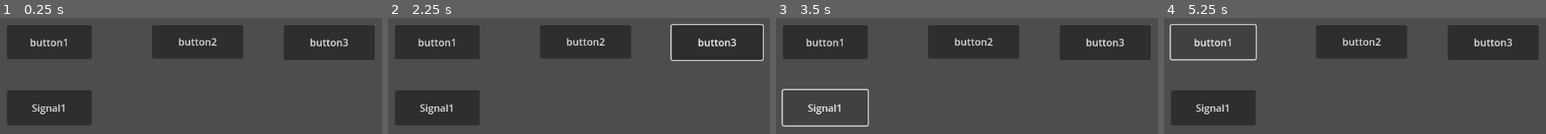
Above: before the commit, frames 1-4 (left to right).
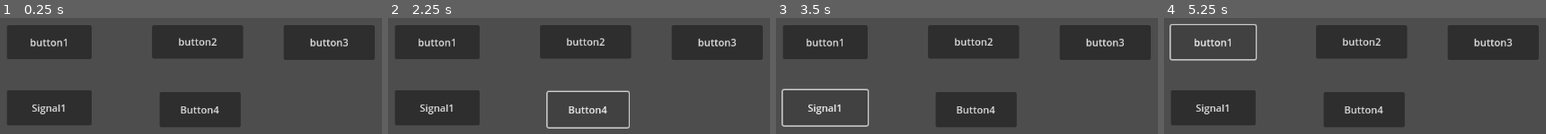
Above: after the commit, the same moments.

Repository: XiaobaibaiL/GameTest_1
Game: Godot game, scene res://Node2D.tscn
Two runs of this game, one before a commit and one after it. Both use one fixed random seed, a clock stepped at 60 frames per second and the inputs below. This scene is started directly instead of the project's main scene.
Inputs (mouse positions are in pixels of both pictures, inside the frame that each line leads up to):
- Up to frame 1 (0.25 s): no input
- Up to frame 2 (2.25 s): click "button2" at 0.5 s; click "button3" at 1.25 s; click (586, 109) at 2 s, where only the run after the commit has a clickable "Button4"
- Up to frame 3 (3.5 s): click "Signal1" at 2.75 s
- Up to frame 4 (5.25 s): click "button1" at 3.5 s; click "Signal1" at 4.25 s; click "button1" at 5 s

The runs differ from the first frame. In frame 1, 6.2% of the frame differs, in the area x 41-64%, y 63-94%; in frame 2, 1.8%; in frame 3, 6.2%; in frame 4, 6.2%.

Commit message:
await异步和协程练习

Diff:
--- /dev/null
+++ b/Botton/button_1.gd
@@ -0,0 +1,14 @@
+extends Button
+
+func wait_signal():
+	print("等待Signal")
+	await get_node("../Button4").button_down
+	print("收到Signal")
+	return true
+
+func _ready():
+	pass
+
+func _pressed():
+	if get_node("../Button1").button_down:
+		await wait_signal()
--- a/Botton/button_2.gd
+++ b/Botton/button_2.gd
@@ -1,8 +1,19 @@
 extends Button
+
+signal signal2(tem)
 
 func _ready():
 	get_node("../Signal1").signal1.connect(_button_output)
+	get_node("../Button3").signal3.connect(_output_text)
 
+	self.button_down.connect(_output)
+
+
+func _output():
+	emit_signal("signal2",666)
 
 func _button_output(a,_b):
 	print(a)
+
+func _output_text(str_1):
+	print(str_1)
--- a/Botton/button_3.gd
+++ b/Botton/button_3.gd
@@ -1,7 +1,18 @@
 extends Button
+
+signal signal3(str_1)
 
 func _ready():
 	get_node("../Signal1").signal1.connect(_button_print)
+	get_node("../Button2").signal2.connect(_button_print2)
+
+	self.button_down.connect(out_signal)
 
 func _button_print(_a,b):
 	print(b)
+
+func _button_print2(a):
+	print(a)
+
+func out_signal():
+	emit_signal("signal3","按下了按钮")
--- a/Node2D.tscn
+++ b/Node2D.tscn
@@ -1,8 +1,9 @@
-[gd_scene load_steps=5 format=3 uid="uid://b4awmds68tblq"]
+[gd_scene load_steps=6 format=3 uid="uid://b4awmds68tblq"]
 
 [ext_resource type="Script" uid="uid://djlkhlsbwjkvm" path="res://Node2d.gd" id="1_wg1v2"]
 [ext_resource type="Script" uid="uid://gxee6sp81c1w" path="res://Botton/button_2.gd" id="2_ol07r"]
 [ext_resource type="Script" uid="uid://d0yqj3thdvl00" path="res://Signal/signal1.gd" id="2_ri2ts"]
+[ext_resource type="Script" uid="uid://56ijdtt3obj1" path="res://Botton/button_1.gd" id="3_lswt1"]
 [ext_resource type="Script" uid="uid://bwjh7lxte5f8u" path="res://Botton/button_3.gd" id="3_xtkhq"]
 
 [node name="Node2D" type="Node"]
@@ -22,6 +23,7 @@
 offset_right = 408.0
 offset_bottom = 224.0
 text = "button1"
+script = ExtResource("3_lswt1")
 
 [node name="Button2" type="Button" parent="."]
 offset_left = 505.0
@@ -38,3 +40,10 @@
 offset_bottom = 225.0
 text = "button3"
 script = ExtResource("3_xtkhq")
+
+[node name="Button4" type="Button" parent="."]
+offset_left = 517.0
+offset_top = 277.0
+offset_right = 647.0
+offset_bottom = 334.0
+text = "Button4"
Not shown, added: Botton/button_1.gd.uid
